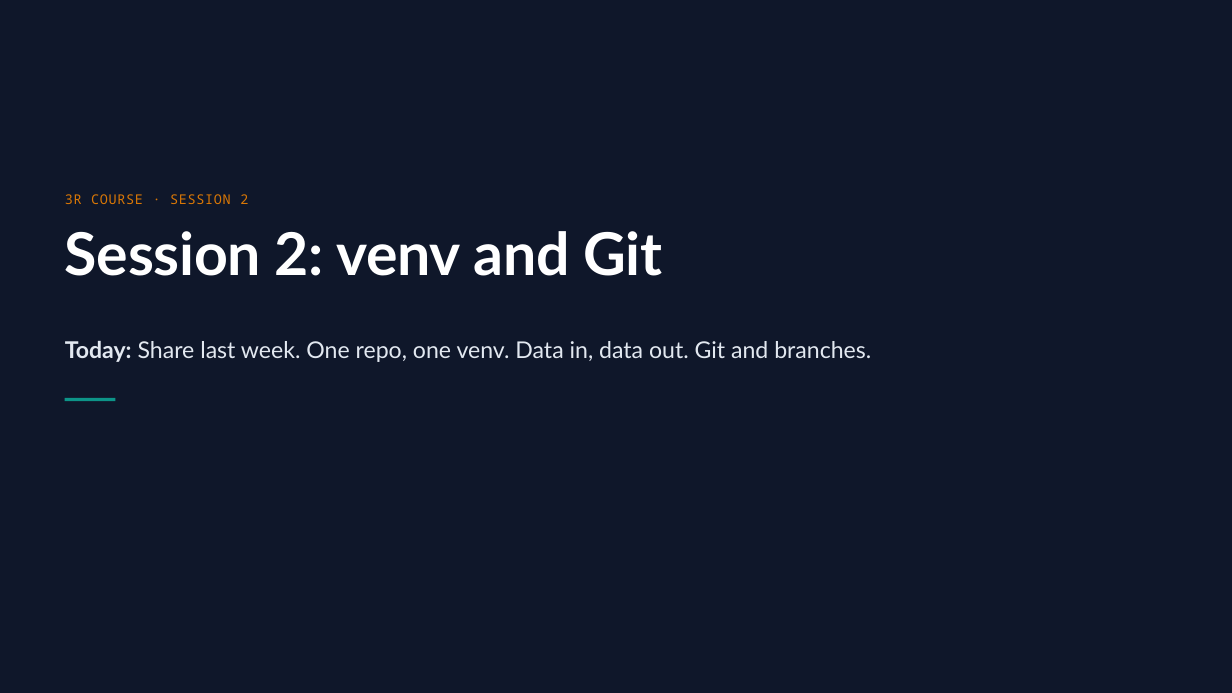
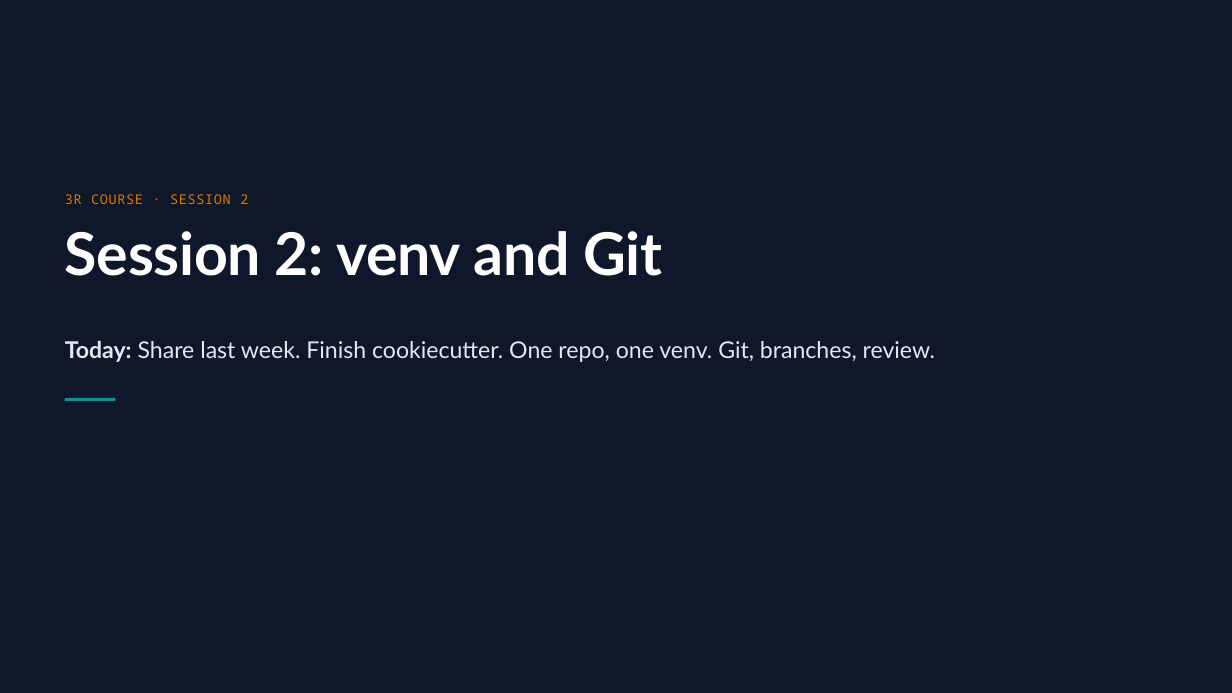
Before and after one commit to drweihungpan-lab/3R-teaching, a slide deck: slide 1 of materials/slides/session-2.pptx. Drawn at 1232x693 pixels with LibreOffice and Linux fonts; fonts in the diff are those of the drawing. Boxes give left, top, right and bottom in pixels: in the first picture for what was removed or moved away, otherwise in the second. Text is boxed around its words. In the diff, an @@ line names an element or a change of style, - is before the commit and + after.

```diff
--- a/materials/slides/session-2.pptx
+++ b/materials/slides/session-2.pptx
@@ text at (65,341,936,362): text changed @@
-Today: Share last week. One repo, one venv. Data in, data out. Git and branches.
+Today: Share last week. Finish cookiecutter. One repo, one venv. Git, branches, review.
```
Also in this commit, not shown: 9 other slides changed, 18 slides added, 10 slides removed, 2 other files.
